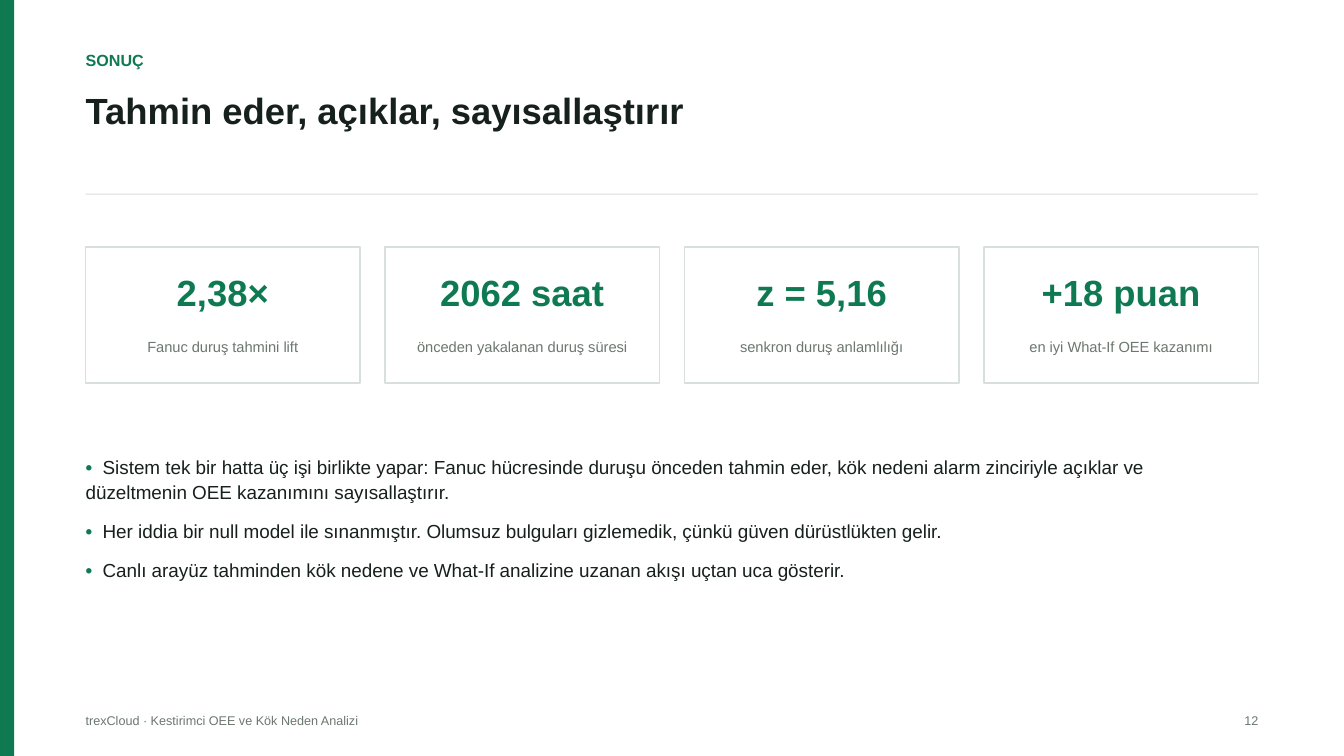
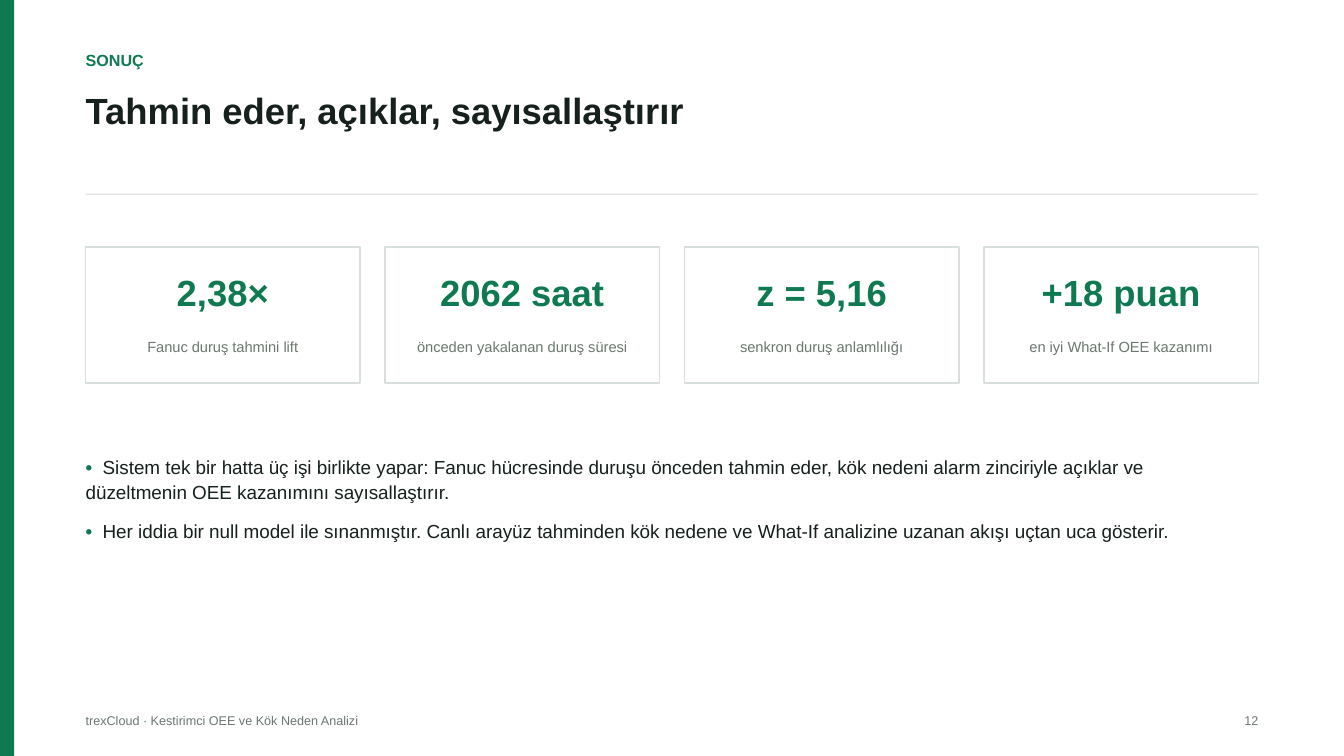
Before and after one commit to kaanrkaraman/trexcloud-oee-rca, a slide deck: slide 12 of trexCloud_Final_Sunum.pptx. Drawn at 1344x756 pixels with LibreOffice and Linux fonts; fonts in the diff are those of the drawing. Boxes give left, top, right and bottom in pixels: in the first picture for what was removed or moved away, otherwise in the second. Text is boxed around its words. In the diff, an @@ line names an element or a change of style, - is before the commit and + after.

```diff
--- a/trexCloud_Final_Sunum.pptx
+++ b/trexCloud_Final_Sunum.pptx
@@ text at [103,524,1169,542]: text changed @@
-• Her iddia bir null model ile sınanmıştır. Olumsuz bulguları gizlemedik, çünkü güven dürüstlükten gelir.
-• Canlı arayüz tahminden kök nedene ve What-If analizine uzanan akışı uçtan uca gösterir.
+• Her iddia bir null model ile sınanmıştır. Canlı arayüz tahminden kök nedene ve What-If analizine uzanan akışı uçtan uca gösterir.
```
Also in this commit, not shown: 2 other slides changed, 5 other files.
